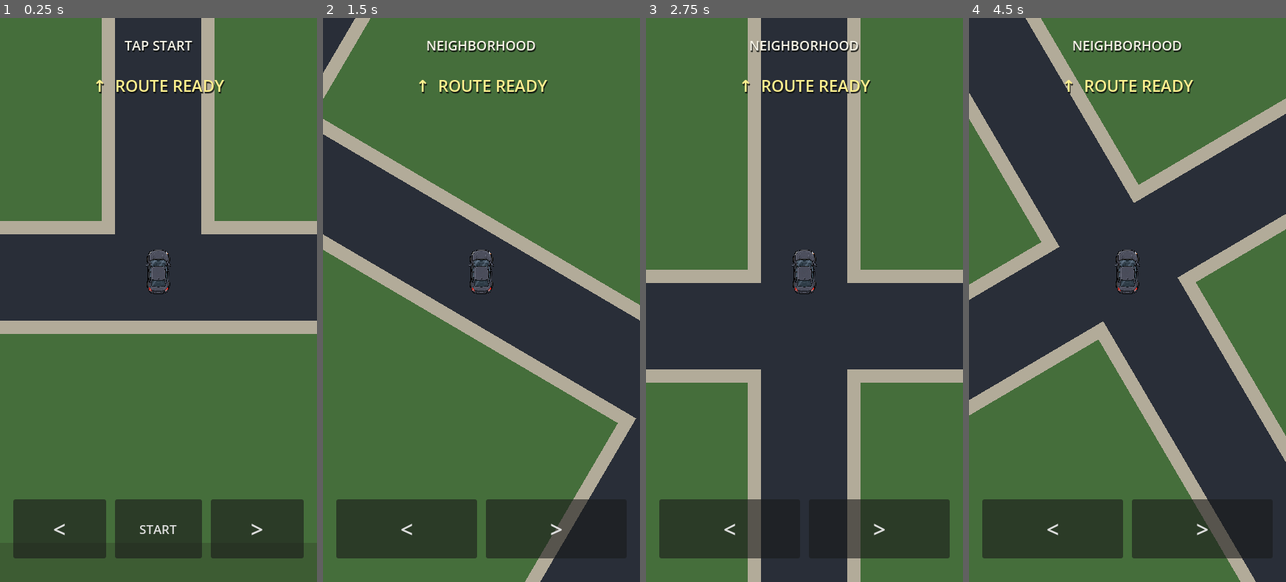
Above: before the commit, frames 1-4 (left to right).
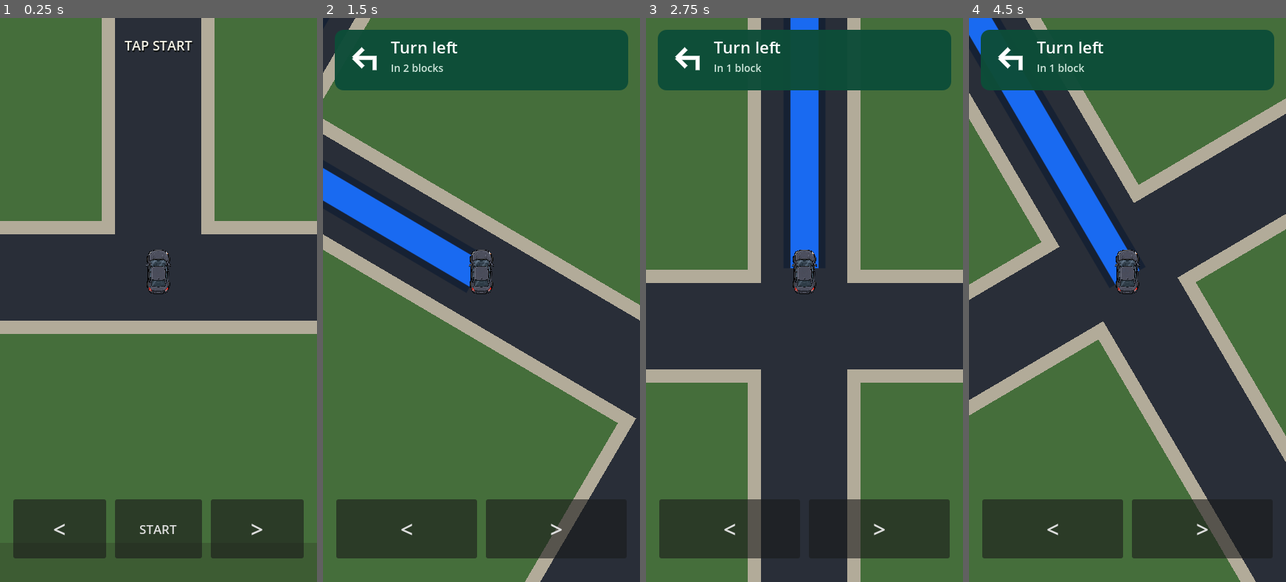
Above: after the commit, the same moments.

Repository: patrickcallahancomedy/comedian
Game: Godot game, scene res://scenes/drive/drive_module.tscn
The game is run twice, just before and just after one commit, with the same random seed, the same clock (stepped at 60 frames per second) and the same inputs.
Inputs (mouse positions are in pixels of both pictures, inside the frame that each line leads up to):
- Up to frame 1 (0.25 s): no input
- Up to frame 2 (1.5 s): click "START" at 0.5 s; tap Enter (ui_accept) at 1.25 s; move the mouse to (551, 271) at 1.27 s; hold Right from 1.28 s (still down); tap Space at 1.35 s; click (551, 271) at 1.42 s
- Up to frame 3 (2.75 s): tap Enter (ui_accept) at 1.52 s; release Right at 2 s; drag from (741, 328) to (788, 412) at 2.02 s
- Up to frame 4 (4.5 s): move the mouse to (1159, 175) at 2.77 s; hold Right 2.78-3.5 s; tap Space at 2.85, 4.35 s; drag from (1111, 412) to (1032, 215) at 3.52 s; move the mouse to (1222, 384) at 4.27 s; hold Left from 4.28 s (still down)

The runs differ from the first frame. In frame 1, 0.5% of the frame differs, in the area x 30-71%, y 10-14%; in frame 2, 13%; in frame 3, 13%; in frame 4, 13%, in the area x 0-97%, y 0-48%.
Error before the commit: Parse Error: Cannot infer the type of "current_cell" variable because the value doesn't have a set type. (res://scripts/drive/drive_navigation.gd:244)

Commit message:
Fix GPS instruction typing

Diff:
--- a/godot/scripts/drive/drive_navigation.gd
+++ b/godot/scripts/drive/drive_navigation.gd
@@ -231,7 +231,7 @@
 func _current_instruction() -> Dictionary:
 	match drive.road_kind:
 		"neighborhood", "city":
-			var hint := _current_turn_hint()
+			var hint: Dictionary = _current_turn_hint()
 			if hint.is_empty():
 				return {
 					"turn": "straight",
@@ -239,13 +239,13 @@
 					"subtitle": "Follow the blue route",
 				}
 			var turn := String(hint.get("turn", "straight"))
-			var turn_cell := hint.get("cell", Vector2i.ZERO)
-			var current_cell := (
+			var turn_cell: Vector2i = hint.get("cell", Vector2i.ZERO)
+			var current_cell: Vector2i = (
 				drive.neighborhood_cell
 				if drive.road_kind == "neighborhood"
 				else drive.city_cell
 			)
-			var blocks := maxi(
+			var blocks: int = maxi(
 				1,
 				abs(turn_cell.x - current_cell.x)
 				+ abs(turn_cell.y - current_cell.y)
